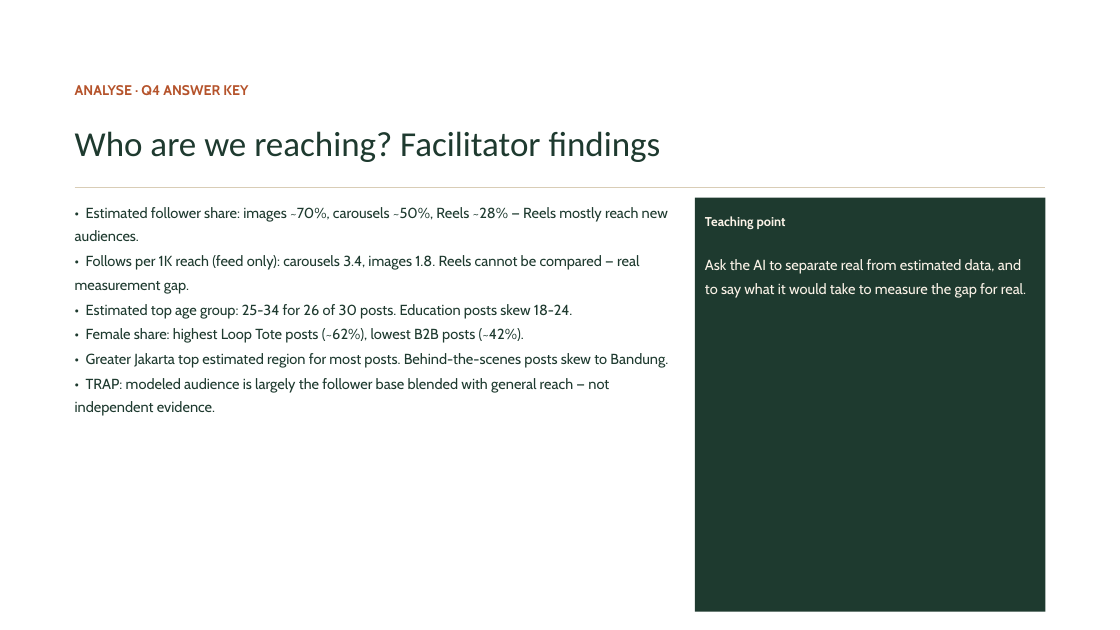
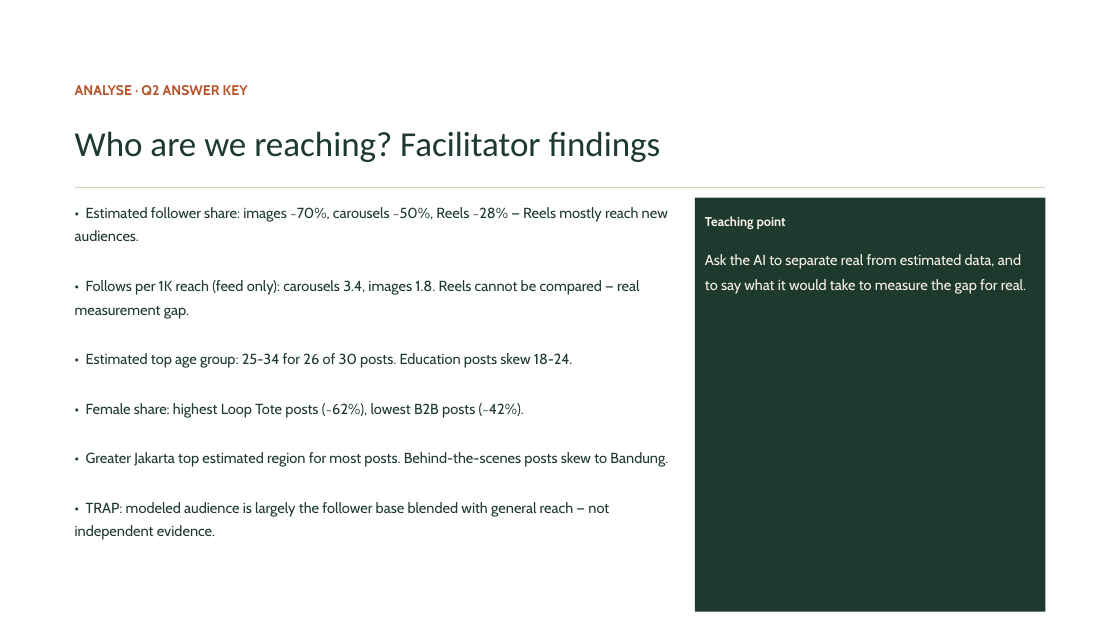
Before and after one commit to itsbharathp/LoopCycle, a slide deck: slide 35 of Prestentations/AI for Content Creation — The Basics.pptx (slide 39 before the commit). Drawn at 1120x630 pixels with LibreOffice and Linux fonts; fonts in the diff are those of the drawing. Boxes give left, top, right and bottom in pixels: in the first picture for what was removed or moved away, otherwise in the second. Text is boxed around its words. In the diff, an @@ line names an element or a change of style, - is before the commit and + after.

```diff
--- a/Prestentations/AI for Content Creation — The Basics.pptx
+++ b/Prestentations/AI for Content Creation — The Basics.pptx
@@ text at <box>75,85,248,95</box>: text changed @@
-ANALYSE · Q4 ANSWER KEY
+ANALYSE · Q2 ANSWER KEY
@@ text "• Estimated follower share: images ..." rewrapped from <box>75,207,668,416</box> to <box>75,207,668,540</box> @@
@@ text "Teaching point" rewrapped from <box>705,216,1026,298</box> to <box>705,216,1026,294</box> @@
```
Also in this commit, not shown: 8 other slides changed, 4 slides removed.
